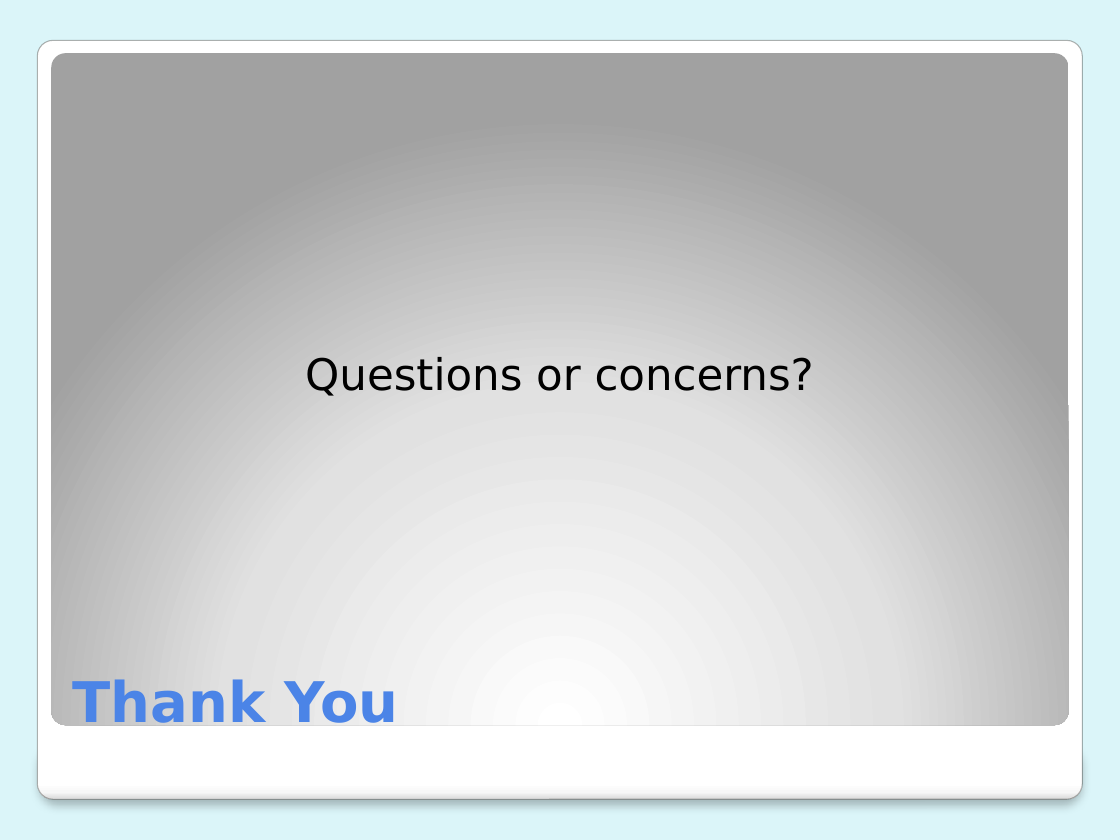
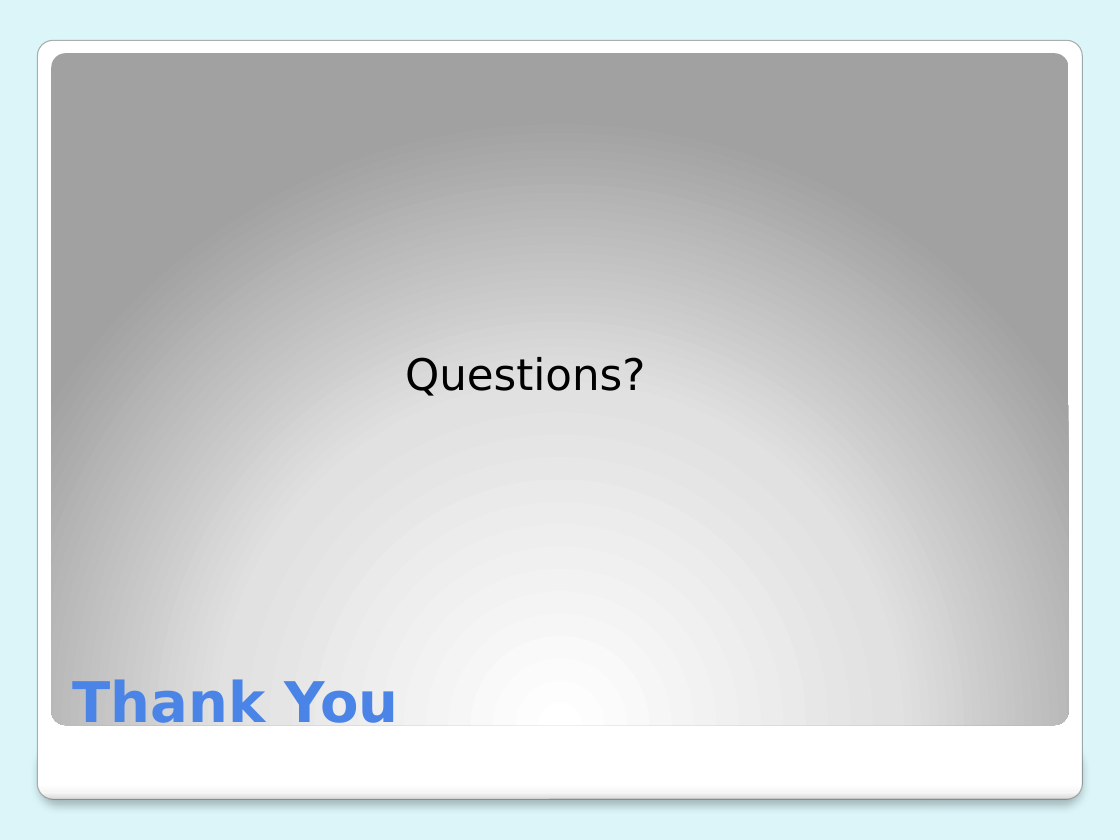
Before and after one commit to bigwookiee/Mission-Control, a slide deck: slide 9 of Documents/designReview_revised.pptx. Drawn at 1120x840 pixels with LibreOffice and Linux fonts; fonts in the diff are those of the drawing. Boxes give left, top, right and bottom in pixels: in the first picture for what was removed or moved away, otherwise in the second. Text is boxed around its words. In the diff, an @@ line names an element or a change of style, - is before the commit and + after.

```diff
--- a/Documents/designReview_revised.pptx
+++ b/Documents/designReview_revised.pptx
@@ text at [405,357,645,396]: text changed @@
-Questions or concerns?
+Questions?
```
Also in this commit, not shown: 41 other files.
